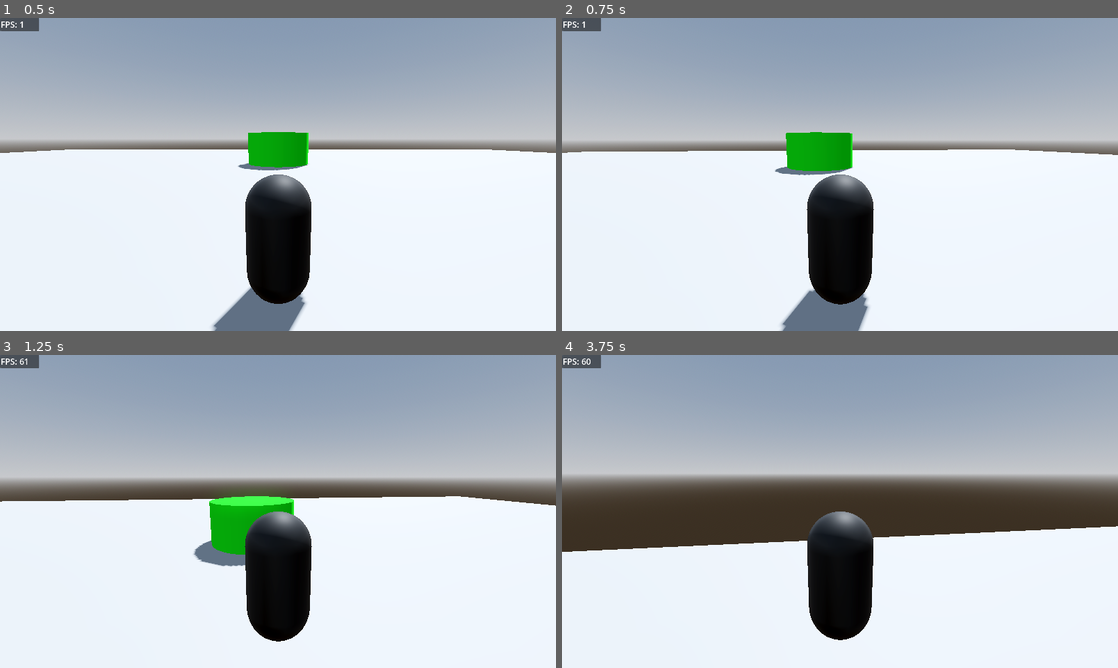
Above: before the commit, frames 1-4 (two rows, left to right).
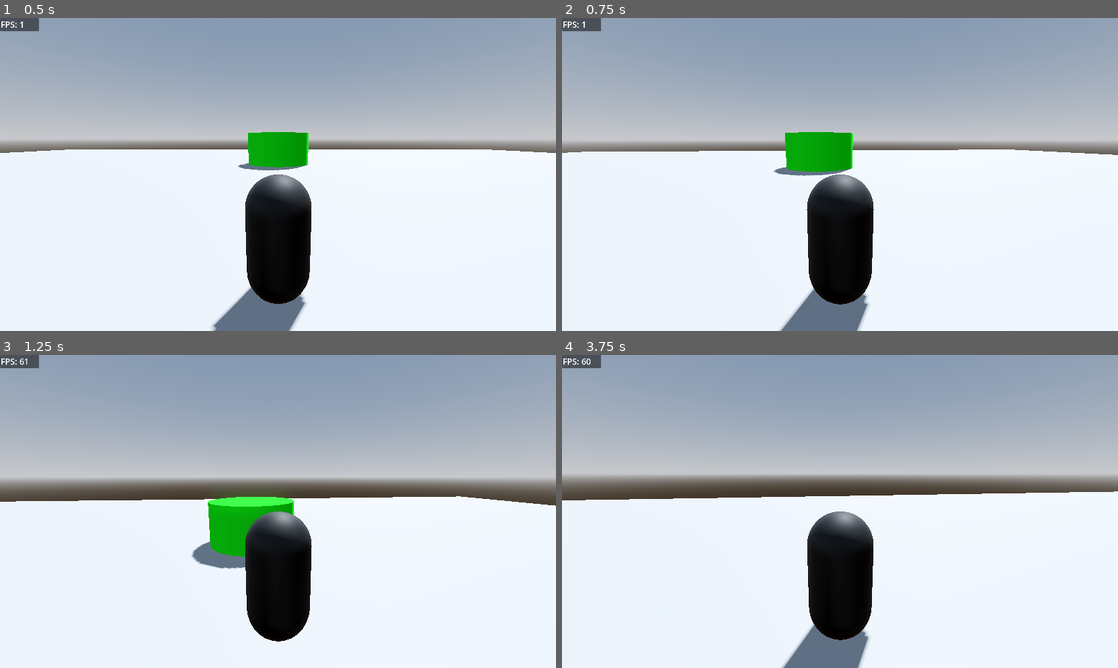
Above: after the commit, the same moments.

Repository: joaopedromago/3dGodotTest
Game: Godot game, scene res://scenes/game.tscn
Same seed, same stepped clock (60 frames per second), same inputs: the game is played once before the commit and once after it.
Inputs (mouse positions are in pixels of both pictures, inside the frame that each line leads up to):
- Up to frame 1 (0.5 s): no input
- Up to frame 2 (0.75 s): move the mouse to (867, 174) at 0.52 s; hold W (move_forward) from 0.53 s (still down); tap Shift (run_dodge, bound only after the commit) at 0.6 s
- Up to frame 3 (1.25 s): keep holding W (move_forward); tap Space (jump) at 0.77 s
- Up to frame 4 (3.75 s): keep holding W (move_forward); move the mouse to (812, 511) at 1.27 s; tap Shift (run_dodge, bound only after the commit) every 0.75 s from 1.35 to 3.6 s; tap Space (jump) at 1.52, 3.02 s; move the mouse to (851, 505) at 2.02 s; move the mouse to (834, 517) at 2.77 s; move the mouse to (878, 514) at 3.52 s

Frame 1 is identical in both runs. In frame 2, 0.3% of the frame differs, in the area x 22-72%, y 36-100%; in frame 3, 0.3%; in frame 4, 14%, in the area x 0-100%, y 43-100%.

Commit message:
feat: add character running feature

Diff:
--- a/project.godot
+++ b/project.godot
@@ -97,6 +97,17 @@
 "events": [Object(InputEventJoypadMotion,"resource_local_to_scene":false,"resource_name":"","device":-1,"axis":2,"axis_value":-1.0,"script":null)
 ]
 }
+change_camera_mode={
+"deadzone": 0.5,
+"events": [Object(InputEventKey,"resource_local_to_scene":false,"resource_name":"","device":-1,"window_id":0,"alt_pressed":false,"shift_pressed":false,"ctrl_pressed":false,"meta_pressed":false,"pressed":false,"keycode":0,"physical_keycode":4194305,"key_label":0,"unicode":0,"echo":false,"script":null)
+]
+}
+run_dodge={
+"deadzone": 0.5,
+"events": [Object(InputEventJoypadButton,"resource_local_to_scene":false,"resource_name":"","device":-1,"button_index":1,"pressure":0.0,"pressed":true,"script":null)
+, Object(InputEventKey,"resource_local_to_scene":false,"resource_name":"","device":-1,"window_id":0,"alt_pressed":false,"shift_pressed":false,"ctrl_pressed":false,"meta_pressed":false,"pressed":false,"keycode":0,"physical_keycode":4194325,"key_label":0,"unicode":0,"echo":false,"script":null)
+]
+}
 
 [rendering]
 
--- a/src/scenes/player/services/camera.gd
+++ b/src/scenes/player/services/camera.gd
@@ -6,7 +6,7 @@
 var twist_pivot: Node3D
 var pitch_pivot: Node3D
 var body_mesh: MeshInstance3D
-var shader_service
+var shader_service: ShaderService
 var twist_input := 0.0
 var pitch_input := 0.0
 
@@ -16,7 +16,7 @@
 	twist_pivot_arg: Node3D,
 	pitch_pivot_arg: Node3D,
 	body_mesh_arg: MeshInstance3D,
-	shader_service_arg
+	shader_service_arg: ShaderService
 ):
 	player = player_arg
 	twist_pivot = twist_pivot_arg
--- a/src/scenes/player/services/movement.gd
+++ b/src/scenes/player/services/movement.gd
@@ -7,7 +7,8 @@
 var pitch_pivot: Node3D
 var body_mesh: MeshInstance3D
 var has_double_jump := false
-
+var is_running := false
+var speed: float
 
 func _init(
 	player_arg: CharacterBody3D,
@@ -20,15 +21,28 @@
 	pitch_pivot = pitch_pivot_arg
 	body_mesh = body_mesh_arg
 
+	speed = Application.speed
+
 
 func process(delta: float):
+	_check_character_speed()
 	_perform_character_movement(delta)
 	_change_character_direction(delta)
 	_perform_jump()
 
+func _check_character_speed():
+	if Input.is_action_just_pressed("run_dodge") and !is_running:
+		is_running = true
+		speed = speed * 1.5
+	if Input.is_action_just_released("run_dodge"):
+		is_running = false
+		speed = Application.speed
+	if Input.is_action_just_pressed("run_dodge"):
+		print("rolling")
+		# TODO: validar rolamento
 
 func _perform_character_movement(delta: float):
-	var variations = Application.speed * delta
+	var variations = speed * delta
 
 	var input_vector = (
 		Input.get_vector("move_left", "move_right", "move_forward", "move_back") * variations
--- a/src/scenes/player/services/userInput.gd
+++ b/src/scenes/player/services/userInput.gd
@@ -8,7 +8,7 @@
 
 
 func _handle_mouse_mode():
-	if Input.is_action_just_pressed("ui_cancel"):
+	if Input.is_action_just_pressed("change_camera_mode"):
 		if Input.get_mouse_mode() == Input.MOUSE_MODE_VISIBLE:
 			Input.set_mouse_mode(Input.MOUSE_MODE_CAPTURED)
 		else:
